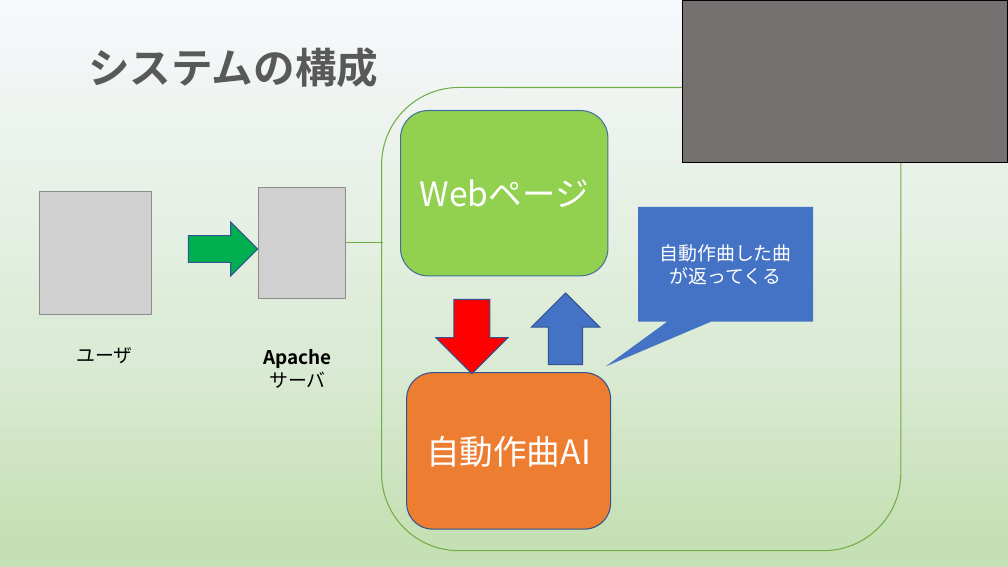
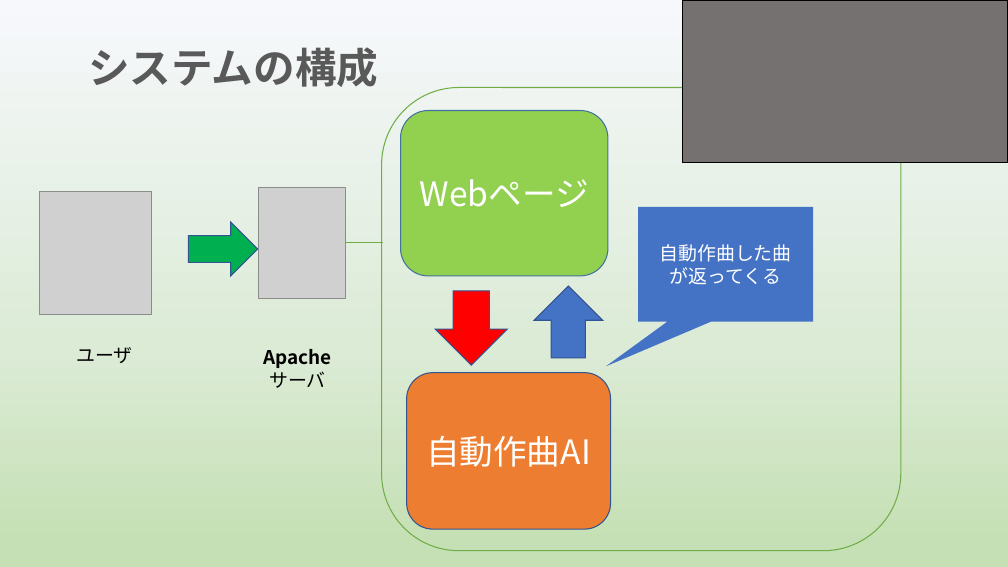
Before and after one commit to yoshitake266/bitComposer_prj, a slide deck: slide 4 of presentation/graduation/bit Composer3 .pptx. Drawn at 1008x567 pixels with LibreOffice and Linux fonts; fonts in the diff are those of the drawing; grey boxes stand for pictures. Boxes give left, top, right and bottom in pixels: in the first picture for what was removed or moved away, otherwise in the second. Text is boxed around its words. In the diff, an @@ line names an element or a change of style, - is before the commit and + after.

```diff
--- a/presentation/graduation/bit Composer3 .pptx
+++ b/presentation/graduation/bit Composer3 .pptx
@@ down arrow: place and size @@
-down arrow at <box>436,299,508,374</box>
+down arrow at <box>436,291,507,365</box>
@@ up arrow: place and size @@
-up arrow at <box>532,293,600,365</box>
+up arrow at <box>535,286,603,358</box>
```
Also in this commit, not shown: 1 other slide changed, 11 other files.
